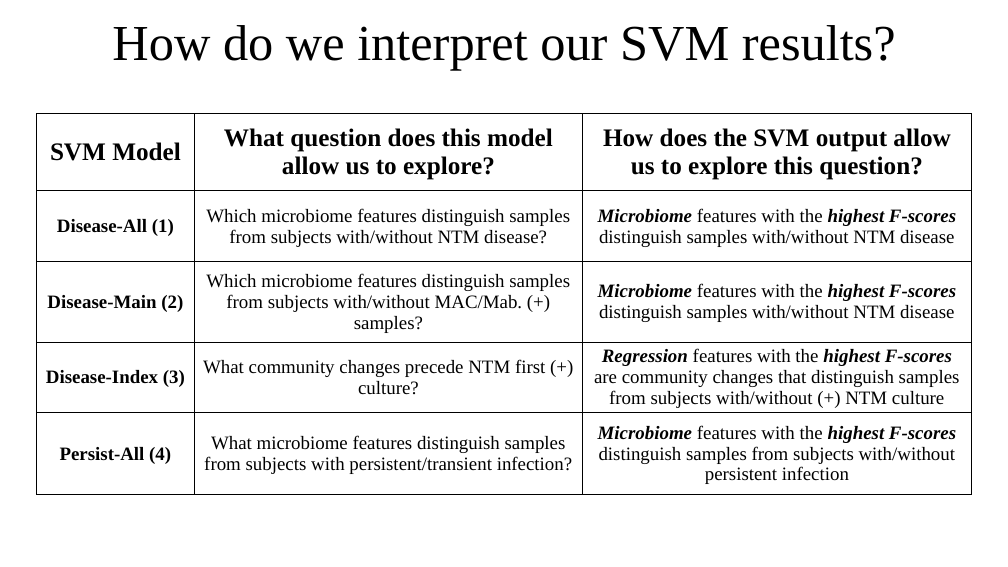
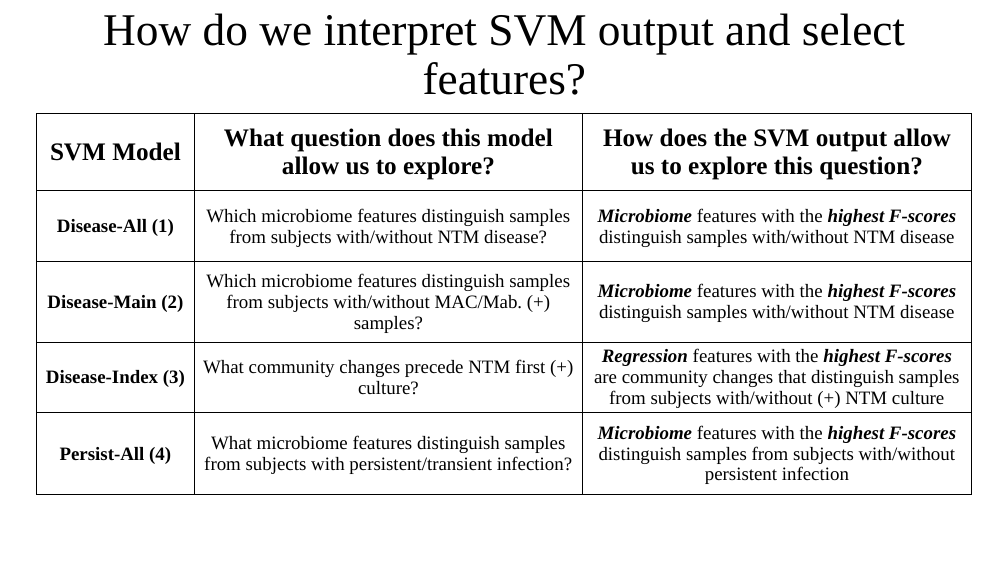
Before and after one commit to um-cf-microbiome/ml4cf, a slide deck: slide 5 of figures/src_files/NTM_Update_3_12_18.pptx. Drawn at 1008x567 pixels with LibreOffice and Linux fonts; fonts in the diff are those of the drawing. Boxes give left, top, right and bottom in pixels: in the first picture for what was removed or moved away, otherwise in the second. Text is boxed around its words. In the diff, an @@ line names an element or a change of style, - is before the commit and + after.

```diff
--- a/figures/src_files/NTM_Update_3_12_18.pptx
+++ b/figures/src_files/NTM_Update_3_12_18.pptx
@@ title at bbox=[103, 13, 905, 95]: text changed; size 48 to 43.2 pt @@
-How do we interpret our SVM results?
+How do we interpret SVM output and select features?
```
Also in this commit, not shown: 5 other slides changed, 1 slide added, 4 other files.
